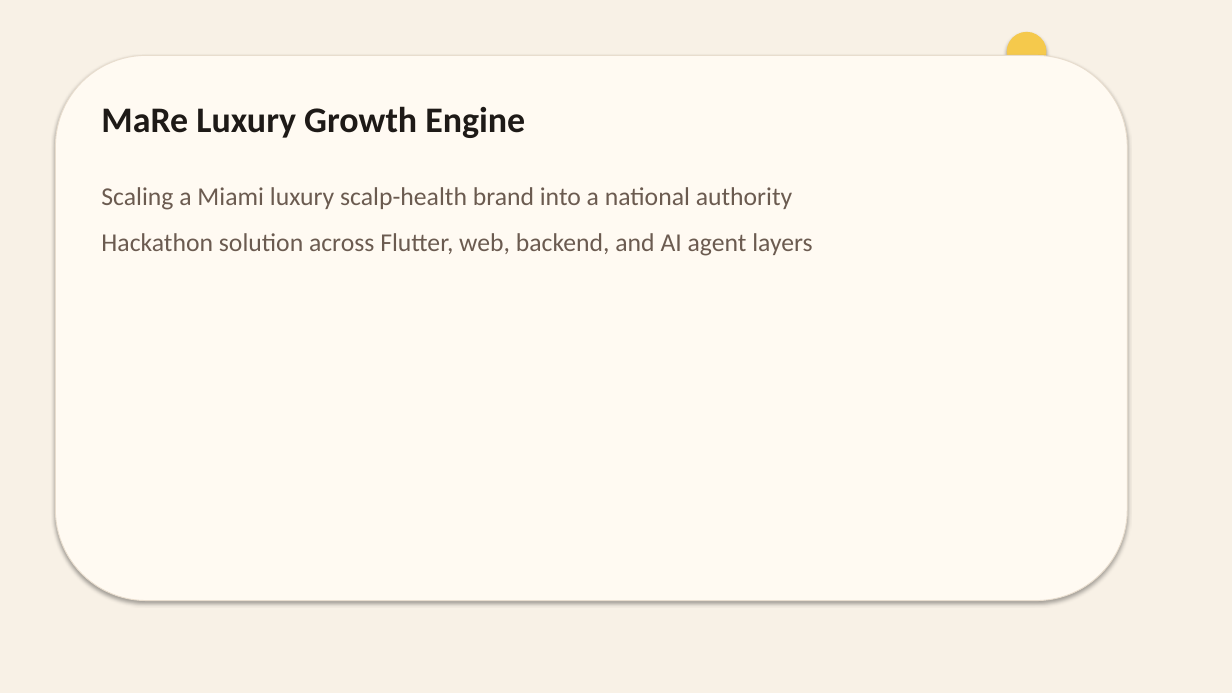
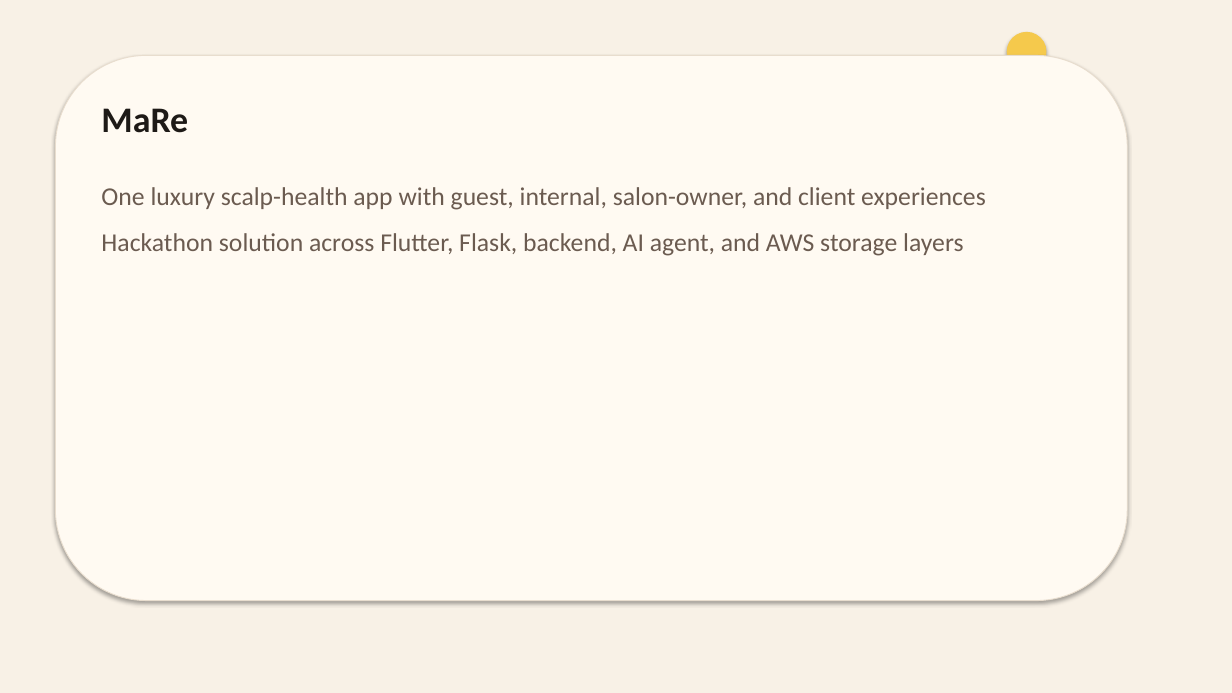
Before and after one commit to ba-00001/miamiaihackathon-team, a slide deck: slide 1 of docs/MaRe_Luxury_Growth_Engine.pptx. Drawn at 1232x693 pixels with LibreOffice and Linux fonts; fonts in the diff are those of the drawing. Boxes give left, top, right and bottom in pixels: in the first picture for what was removed or moved away, otherwise in the second. Text is boxed around its words. In the diff, an @@ line names an element or a change of style, - is before the commit and + after.

```diff
--- a/docs/MaRe_Luxury_Growth_Engine.pptx
+++ b/docs/MaRe_Luxury_Growth_Engine.pptx
@@ text at (101, 108, 188, 133): text changed @@
-MaRe Luxury Growth Engine
+MaRe
@@ text at (101, 187, 986, 256): text changed @@
-Scaling a Miami luxury scalp-health brand into a national authority
-Hackathon solution across Flutter, web, backend, and AI agent layers
+One luxury scalp-health app with guest, internal, salon-owner, and client experiences
+Hackathon solution across Flutter, Flask, backend, AI agent, and AWS storage layers
```
Also in this commit, not shown: 1 other slide changed, 1 slide added, 1 slide removed, 32 other files.
